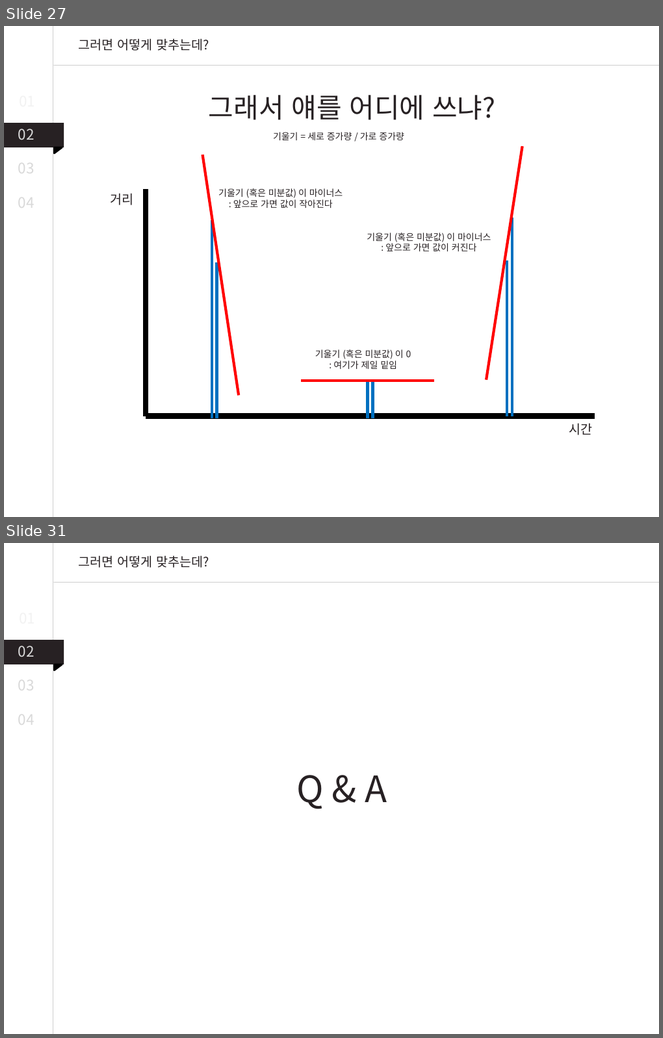
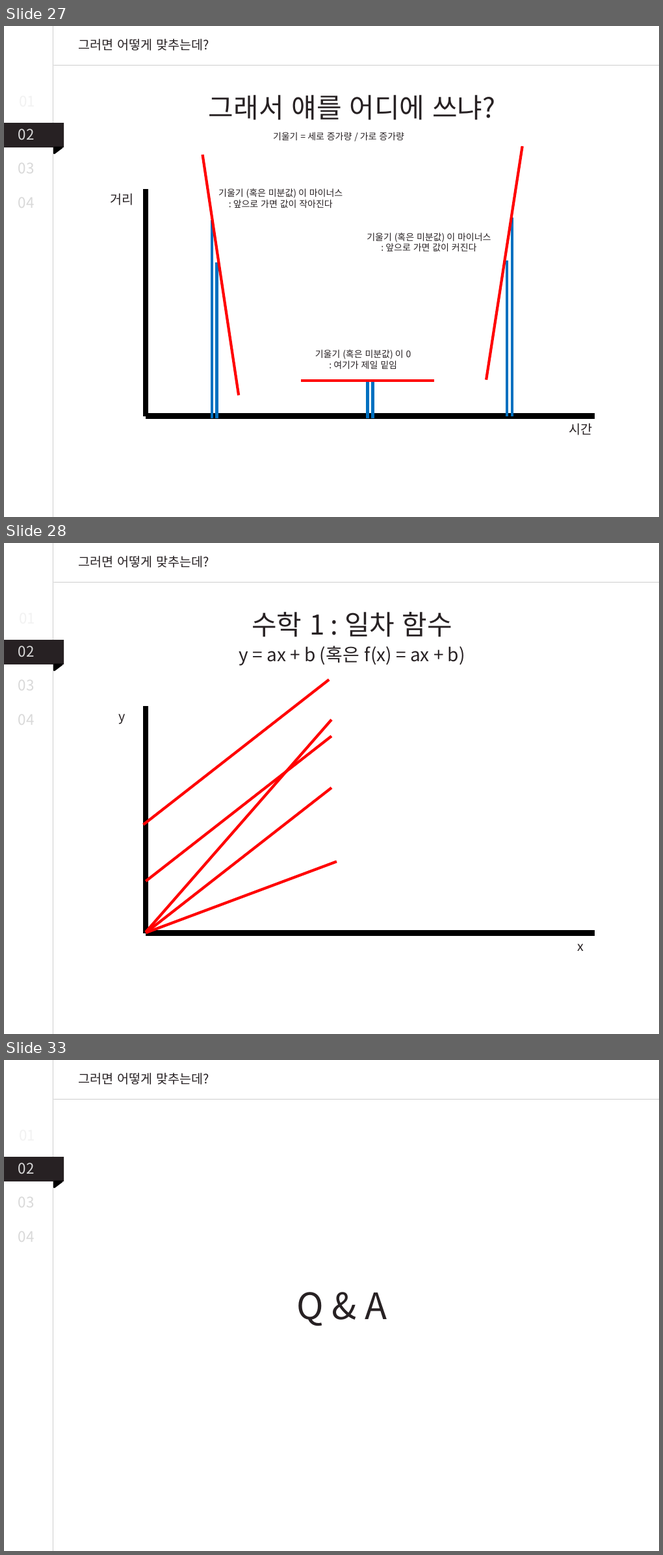
Before and after one commit to LemonDouble/TIL, a slide deck: study/ML_basic.pptx. Shown one above the other, each under a label of ours: slides 27 and 31 before the commit, slides 27, 28 and 33 after it; the slides between them are not shown. The pictures are 663x1038 and 663x1555 pixels, drawn with LibreOffice and Linux fonts; fonts in the diff are those of the drawing. Boxes give left, top, right and bottom in pixels: in the first picture for what was removed or moved away, otherwise in the second. Text is boxed around its words. In the diff, an @@ line names an element or a change of style, - is before the commit and + after.

```diff
--- a/study/ML_basic.pptx
+++ b/study/ML_basic.pptx
@@ slide 28 added at bbox=[4, 543, 659, 1034], background #FFFFFF @@
@@ line added from (53, 543) to (53, 1034), #A6A6A6 0.75 pt @@
@@ text added at bbox=[79, 555, 209, 568], 14 pt, text #272123 @@
+그러면 어떻게 맞추는데?
@@ line added from (659, 582) to (54, 582), #A6A6A6 0.75 pt @@
@@ text added at bbox=[252, 612, 452, 637], 30 pt, text #272123 @@
+수학 1 : 일차 함수
@@ rectangle added at bbox=[4, 640, 64, 665], fill #272123 @@
@@ text added at bbox=[18, 646, 35, 657], 16 pt, text #D9D9D9 @@
+02
@@ text added at bbox=[239, 646, 466, 666], 20 pt, text #272123 @@
+y = ax + b (혹은 f(x) = ax + b)
@@ text added at bbox=[18, 674, 35, 695], 16 pt, text #D9D9D9 @@
+03
@@ right triangle added at bbox=[54, 665, 62, 670], fill #000000, outline #000000 2 pt @@
@@ line added from (144, 824) to (329, 680), #FF0000 3 pt @@
@@ text added at bbox=[18, 709, 35, 730], 16 pt, text #D9D9D9 @@
+04
@@ text added at bbox=[119, 714, 126, 724], 14 pt, text #272123 @@
+y
@@ line added from (146, 934) to (146, 706), #000000 6 pt @@
@@ line added from (146, 932) to (332, 720), #FF0000 3 pt @@
@@ line added from (146, 882) to (332, 736), #FF0000 3 pt @@
@@ line added from (146, 933) to (332, 788), #FF0000 3 pt @@
@@ line added from (146, 933) to (337, 862), #FF0000 3 pt @@
@@ line added from (146, 934) to (595, 934), #000000 6 pt @@
@@ text added at bbox=[578, 944, 584, 951], 14 pt, text #272123 @@
+x
@@ what was slide 31 is now slide 33 @@
```
Also in this commit, not shown: 5 slides changed, 1 other slide added.
